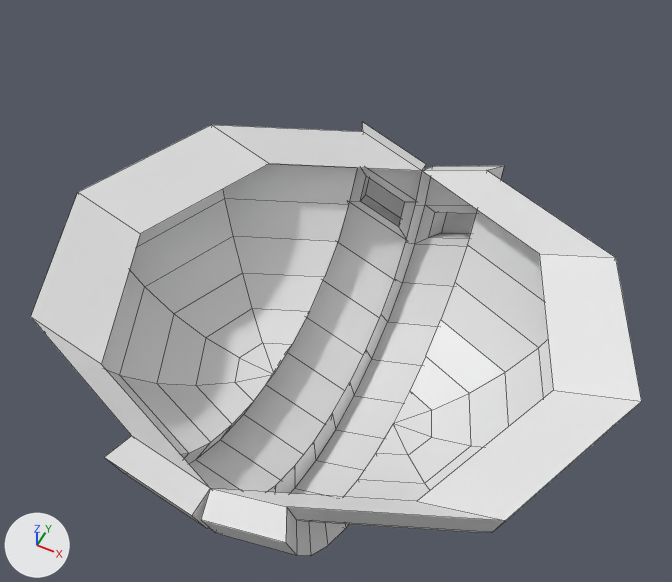
The FBX model UnityGame/Assets/Models/spaceship.fbx, before and after one commit.
The view is the same before and after, from a 50 mm camera at (1.18, -2.32, 2.82) aimed at (0.02, 0.0, -0.09). Lighting does not change. The marker at lower left points along +X, +Y and +Z. Mesh edges are drawn as thin lines.
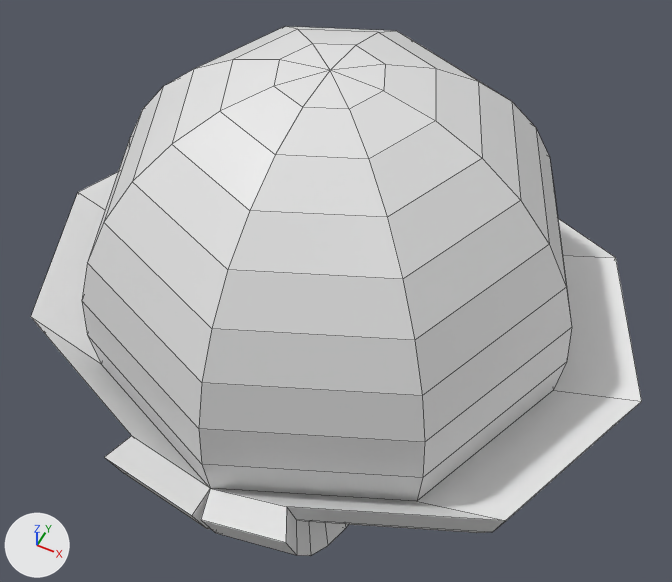
Location of each change, [x1, y1, x2, y2] in pixels of the pictures (672 x 582 px):
'Sphere.001', added: after [82, 26, 572, 501]
'Sphere', unchanged, covered by the edit: before [31, 122, 642, 556]; after [31, 172, 642, 556]

The change, as a list of edits to the scene's bpy script:
```text
Add mat_material_003:
    mat_material_003 = principled_material('Material.003')
    mat_material_003.base_color = (0.8, 0.8, 0.8)  # white #e7e7e7
    mat_material_003.roughness = 0.368
Add me_sphere_003:
    me_sphere_003.from_pydata(...)  # 73 vertices, 72 faces; spans x -1.0..1.0, y -1.0..1.0, z -0.2..1.0
    me_sphere_003.materials.append(mat_material_003)  # white #e7e7e7
Add ob_sphere_001:
    ob_sphere_001 = bpy.data.objects.new('Sphere.001', me_sphere_003)
    ob_sphere_001.location = (0.0, 0.0, 0.0)
```
